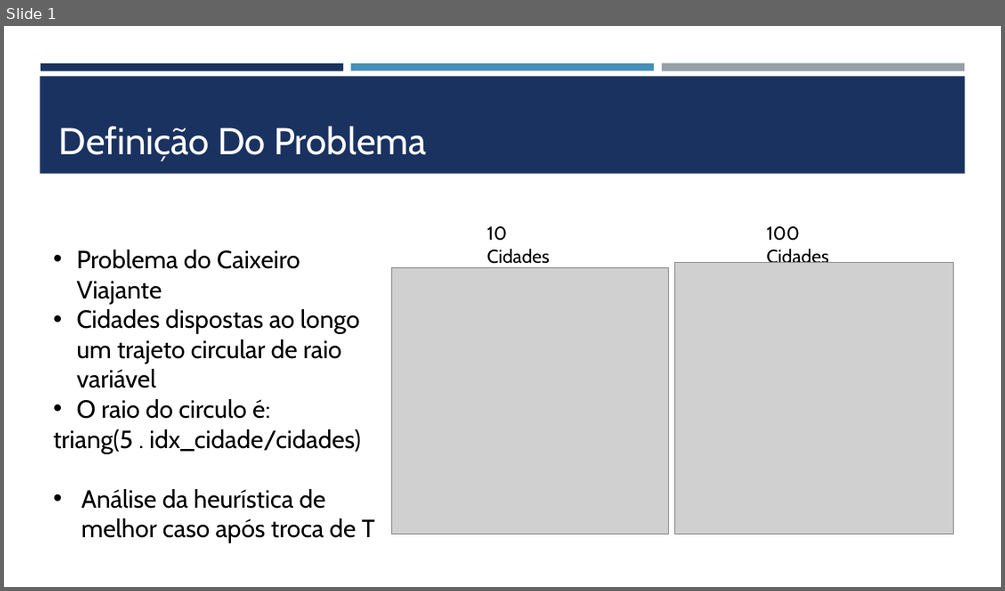
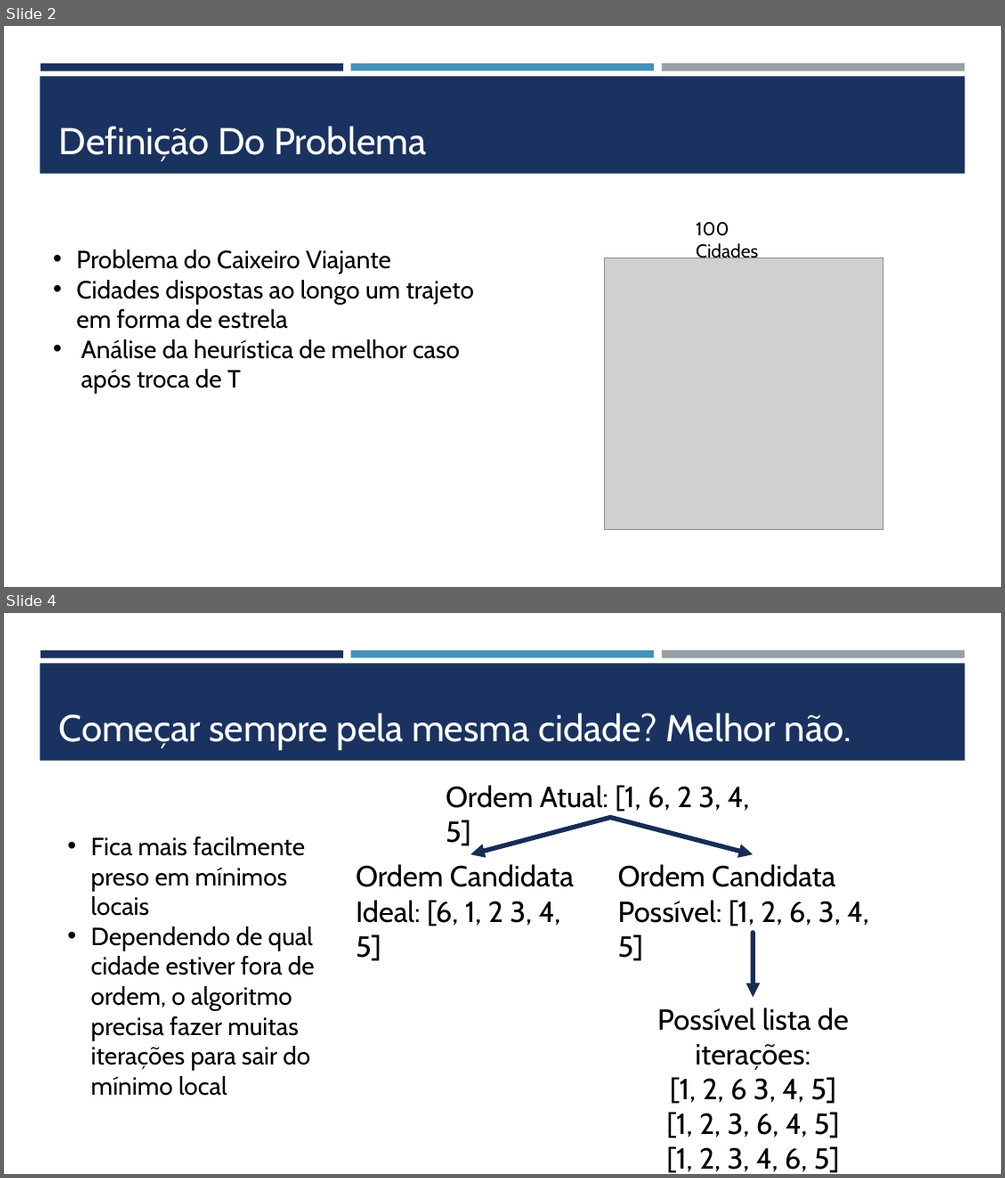
Before and after one commit to VRavaglia/Otimizacao-Natural, a slide deck: Trabalhos/Definição Do Problema.pptx. Shown one above the other, each under a label of ours: slide 1 before the commit, slides 2 and 4 after it; the slides between them are not shown. The pictures are 1005x591 and 1005x1178 pixels, drawn with LibreOffice and Linux fonts; fonts in the diff are those of the drawing; grey boxes stand for pictures. Boxes give left, top, right and bottom in pixels: in the first picture for what was removed or moved away, otherwise in the second. Text is boxed around its words. In the diff, an @@ line names an element or a change of style, - is before the commit and + after.

```diff
--- a/Trabalhos/Definição Do Problema.pptx
+++ b/Trabalhos/Definição Do Problema.pptx
@@ slide 4 added at [4,613,1001,1174], background #FFFFFF; not listed: 4 template elements that a slide beside it also shows @@
@@ title added at [59,713,851,750], 36 pt, text #FFFFFF @@
+Começar sempre pela mesma cidade? Melhor não.
@@ text added at [445,785,750,846], 28 pt, text #000000 @@
+Ordem Atual: [1, 6, 2 3, 4, 5]
@@ arrow added from (610, 817) to (470, 854), #172D56 4.5 pt @@
@@ arrow added from (610, 817) to (752, 854), #172D56 4.5 pt @@
@@ text added at [91,836,315,1095], 24 pt, text #000000 @@
+• Fica mais facilmente preso em mínimos locais
+• Dependendo de qual cidade estiver fora de ordem, o algoritmo precisa fazer muitas iterações para sair do mínimo local
@@ text added at [356,864,574,961], 28 pt, text #000000 @@
+Ordem Candidata
+Ideal: [6, 1, 2 3, 4, 5]
@@ text added at [618,864,869,961], 28 pt, text #000000 @@
+Ordem Candidata
+Possível: [1, 2, 6, 3, 4, 5]
@@ arrow added from (752, 933) to (753, 997), #172D56 4.5 pt @@
@@ text added at [657,1007,849,1173], 28 pt, text #000000 @@
+Possível lista de iterações:
+[1, 2, 6 3, 4, 5]
+[1, 2, 3, 6, 4, 5]
+[1, 2, 3, 4, 6, 5]
@@ what was slide 1 is now slide 2 @@
@@ slide 2 changed as well @@
@@ text removed at [487,226,550,268] @@
-10 Cidades
@@ text "100 Cidades": place and size @@
-text "100 Cidades" at [767,226,829,263]
+text "100 Cidades" at [696,222,758,258]
@@ picture: place and size @@
-picture at [675,263,954,534]
+picture at [604,257,882,529]
@@ text at [76,280,475,329]: text changed @@
-• Cidades dispostas ao longo um trajeto circular de raio variável
-• O raio do circulo é:
-triang(5 . idx_cidade/cidades)
+• Cidades dispostas ao longo um trajeto em forma de estrela
@@ picture removed at [391,267,668,534] @@
```
Also in this commit, not shown: 1 other slide changed, 3 other slides added, 1 slide removed, 25 other files.
